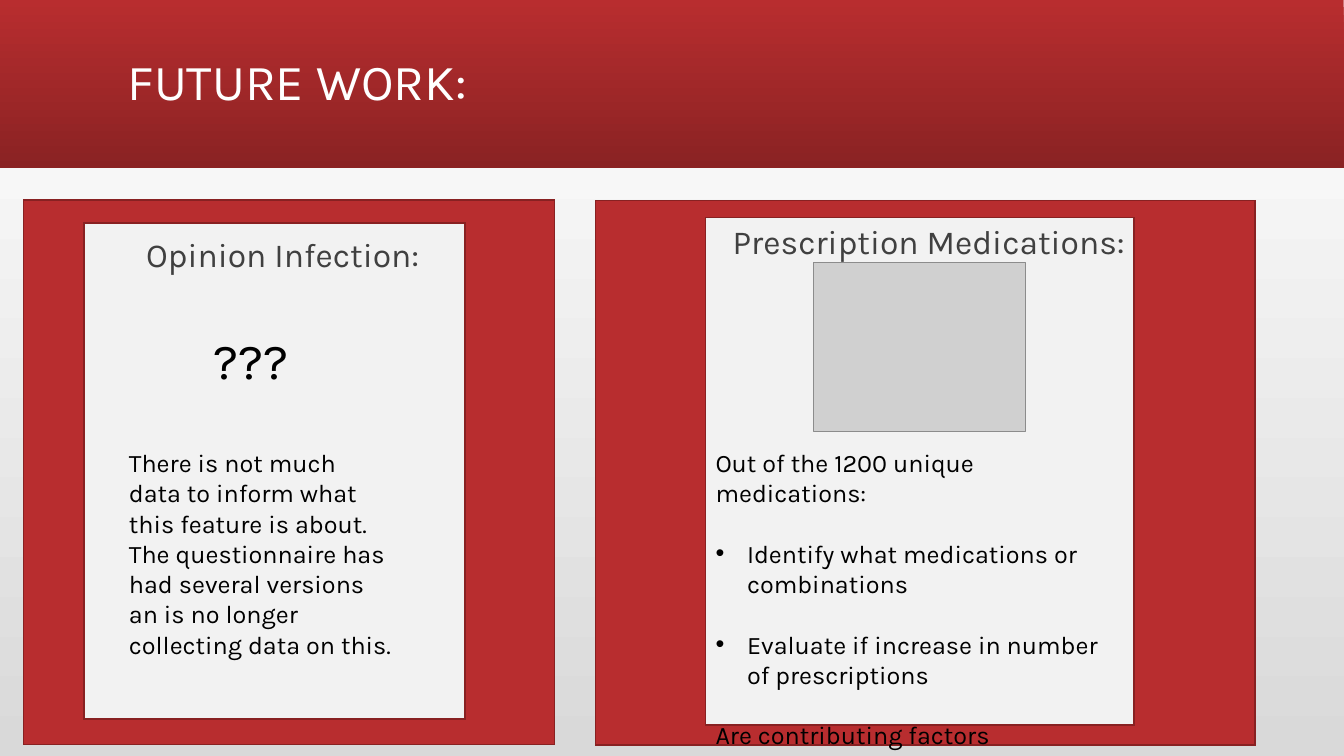
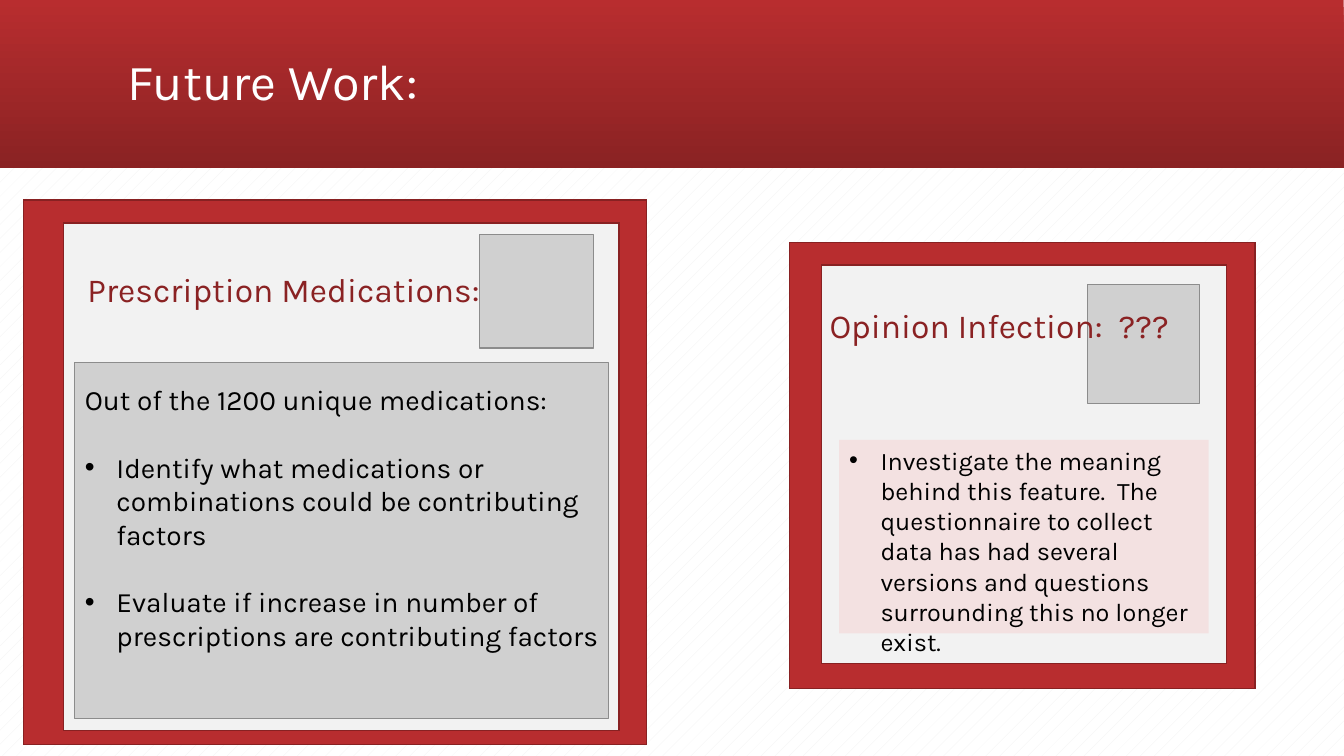
Before and after one commit to andiosika/Binomial-Classification-Ranom-Forest-hyper-imbalance, a slide deck: slide 11 of Covid19Preso.pptx. Drawn at 1344x756 pixels with LibreOffice and Linux fonts; fonts in the diff are those of the drawing; grey boxes stand for pictures. Boxes give left, top, right and bottom in pixels: in the first picture for what was removed or moved away, otherwise in the second. Text is boxed around its words. In the diff, an @@ line names an element or a change of style, - is before the commit and + after.

```diff
--- a/Covid19Preso.pptx
+++ b/Covid19Preso.pptx
@@ background gradient #D9D9D9 to #FFFFFF to pattern #F2F2F2 on #FFFFFF @@
@@ title at <box>128,65,418,101</box>: text changed @@
-FUTURE WORK:
+Future Work:
@@ rectangle: place and size @@
-rectangle at <box>24,200,555,744</box>
+rectangle at <box>24,200,647,744</box>
@@ rectangle: place and size @@
-rectangle at <box>706,218,1134,726</box>
+rectangle at <box>64,223,619,731</box>
@@ picture added at <box>480,234,594,348</box> @@
@@ text "Prescription Medications:" at <box>87,279,479,310</box>: text colour #404040 to #8A2223 @@
@@ text "Prescription Medications:": place and size @@
-text "Prescription Medications:" at <box>733,231,1125,263</box>
+text "Prescription Medications:" at <box>87,279,479,310</box>
@@ rectangle: place and size @@
-rectangle at <box>596,201,1256,745</box>
+rectangle at <box>789,243,1255,690</box>
@@ picture removed at <box>814,262,1026,431</box> @@
@@ rectangle: place and size @@
-rectangle at <box>84,223,465,719</box>
+rectangle at <box>822,265,1227,663</box>
@@ text "Opinion Infection:": place and size @@
-text "Opinion Infection:" at <box>146,244,419,275</box>
+text "Opinion Infection:" at <box>830,308,1103,347</box>
@@ text "Opinion Infection:" at <box>830,308,1103,347</box>: text colour #404040 to #8A2223 @@
@@ picture added at <box>1088,284,1200,403</box> @@
@@ text "???": place and size @@
-text "???" at <box>204,325,313,396</box>
+text "???" at <box>1109,299,1218,350</box>
@@ text "???" at <box>1109,299,1218,350</box>: size 36 to 24 pt, text colour #000000 to #8A2223 @@
@@ text "Out of the 1200 unique ...": place and size @@
-text "Out of the 1200 unique ..." at <box>716,454,1098,751</box>
+text "Out of the 1200 unique ..." at <box>85,390,598,653</box>
@@ picture added at <box>75,363,609,719</box> @@
@@ text at <box>85,390,547,417</box>: size 18 to 20 pt in "Out of the 1200 unique medications:" @@
@@ rectangle "Investigate the meaning behind this ...": place and size @@
-rectangle "Investigate the meaning behind this ..." at <box>129,454,391,660</box>
+rectangle "Investigate the meaning behind this ..." at <box>839,440,1209,633</box>
@@ rectangle "Investigate the meaning behind this ..." at <box>839,440,1209,633</box>: fill none to #F4D2D2 at 50% opacity @@
@@ text at <box>116,458,598,653</box>: text changed; size 18 to 20 pt @@
-• Identify what medications or combinations
-• Evaluate if increase in number of prescriptions
-Are contributing factors
+• Identify what medications or combinations could be contributing factors
+• Evaluate if increase in number of prescriptions are contributing factors
@@ text in rectangle at <box>881,452,1187,627</box>: text changed @@
-There is not much data to inform what this feature is about. The questionnaire has had several versions an is no longer collecting data on this.
+• Investigate the meaning behind this feature. The questionnaire to collect data has had several versions and questions surrounding this no longer exist.
```
Also in this commit, not shown: 5 other slides changed, 26 other files.
